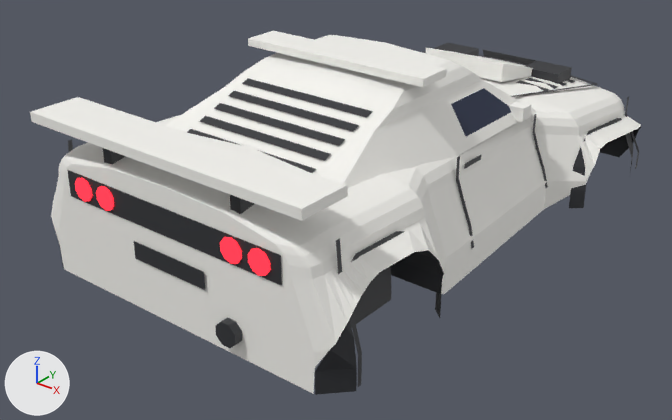
What one commit did to the Blender file assets/meshes/cuneo/Cuneo.blend.
Before and after are seen from a 50 mm lens placed at (9.92, -13.73, 6.76), pointed at (-0.3, -0.95, -1.16). Lighting does not change. The marker at lower left points along +X, +Y and +Z. The picture after the commit comes second.

Names of what the first picture shows: 'ArchLip_RR', 'BumperRear', 'Door_FR', 'EngineCover', 'Fender_FR', 'Fender_RR', 'Louver', 'Opt_Wing_Rally_WingBlade', 'RearQuarter', 'Roof', 'RoofSpoiler', 'TailGarnish' and 27 more.
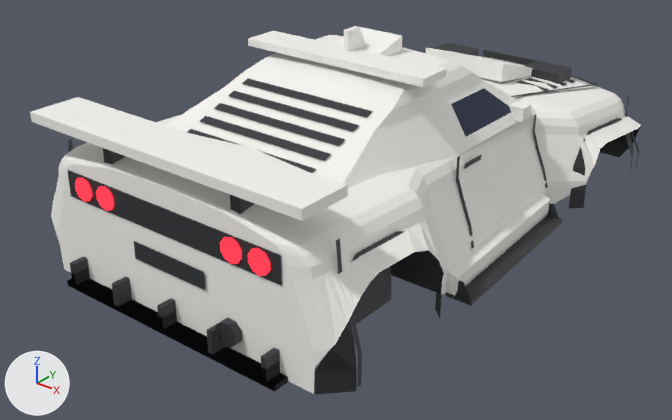
The change, as a list of edits to the scene's bpy script:
```text
Add me_opt_skirts_side_accskirt_r:
    me_opt_skirts_side_accskirt_r.from_pydata([(2.63, 1.9, -1.46), (2.79, 1.9, -1.46), (3.01, -1.9, -1.46), (2.85, -1.9, -1.46), (2.83, 1.9, -1.3), (3.05, -1.9, -1.3), (2.83, 1.9, -1.06), (3.05, -1.9, -1.06), (2.63, 1.9, -0.98), (2.85, -1.9, -0.98)], [], [(0, 1, 2, 3), (1, 4, 5, 2), (4, 6, 7, 5), (6, 8, 9, 7), (8, 6, 4, 1, 0), (3, 2, 5, 7, 9)])
    me_opt_skirts_side_accskirt_r.materials.append(mat_body)  # white #f7f6f1
Add me_opt_roof_fin_accsharkfin:
    me_opt_roof_fin_accsharkfin.from_pydata([(0.05, -0.7, 2.46), (0.05, -1.05, 2.46), (0.05, -1.05, 1.97), (0.05, -0.475, 1.97), (-0.05, -0.475, 1.97), (-0.05, -1.05, 1.97), (-0.05, -1.05, 2.46), (-0.05, -0.7, 2.46)], [], [(0, 1, 2, 3), (4, 5, 6, 7), (6, 1, 0, 7), (7, 0, 3, 4), (5, 2, 1, 6)])
    me_opt_roof_fin_accsharkfin.materials.append(mat_body)  # white #f7f6f1
Add me_opt_roof_scoop_accroofscoop:
    me_opt_roof_scoop_accroofscoop.from_pydata([(-0.48, -0.9, 1.98), (0.48, -0.9, 1.98), (0.55, -0.1, 2.26), (-0.55, -0.1, 2.26), (0.55, -0.1, 1.96), (0.48, -0.9, 1.96), (-0.48, -0.9, 1.96), (-0.55, -0.1, 1.96)], [], [(0, 1, 2, 3), (4, 2, 1, 5), (6, 0, 3, 7)])
    me_opt_roof_scoop_accroofscoop.materials.append(mat_body)  # white #f7f6f1
Add ob_opt_diffuser_race_accdiffuserrace:
    ob_opt_diffuser_race_accdiffuserrace = bpy.data.objects.new('Opt_Diffuser_Race_AccDiffuserRace', me_opt_diffuser_race_accdiffuserrace)  # a box spanning x -2.4..2.4, y -5.74..-4.84, z -1.44..-1.34; a box spanning x -2.25..-2.15, y -5.74..-4.84, z -1.34..-0.94; a box spanning x -1.15..-1.05, y -5.74..-4.84, z -1.34..-0.94; a box spanning x -0.05..0.05, y -5.74..-4.84, z -1.34..-0.94; a box spanning x 1.05..1.15, y -5.74..-4.84, z -1.34..-0.94; a box spanning x 2.15..2.25, y -5.74..-4.84, z -1.34..-0.94; in mat_trim (dark grey #2f3035)
    ob_opt_diffuser_race_accdiffuserrace.location = (0.0, 0.0, 0.0)
Add ob_opt_diffuser_road_accdiffuser:
    ob_opt_diffuser_road_accdiffuser = bpy.data.objects.new('Opt_Diffuser_Road_AccDiffuser', me_opt_diffuser_road_accdiffuser)  # a box spanning x -2.4..2.4, y -5.74..-5.19, z -1.44..-1.34; a box spanning x -2.25..-2.15, y -5.74..-5.19, z -1.34..-1.12; a box spanning x -0.05..0.05, y -5.74..-5.19, z -1.34..-1.12; a box spanning x 2.15..2.25, y -5.74..-5.19, z -1.34..-1.12; in mat_trim (dark grey #2f3035)
    ob_opt_diffuser_road_accdiffuser.location = (0.0, 0.0, 0.0)
Add ob_opt_skirts_blade_accsideblade_r:
    ob_opt_skirts_blade_accsideblade_r = bpy.data.objects.new('Opt_Skirts_Blade_AccSideBlade_R', me_opt_skirts_blade_accsideblade_r)  # 16 vertices, 8 faces; spans x 2.63..3.35, y -1.9..1.9, z -1.48..-1.12; in mat_trim (dark grey #2f3035)
    ob_opt_skirts_blade_accsideblade_r.location = (0.0, 0.0, 0.0)
Add ob_opt_skirts_side_accskirt_r:
    ob_opt_skirts_side_accskirt_r = bpy.data.objects.new('Opt_Skirts_Side_AccSkirt_R', me_opt_skirts_side_accskirt_r)
    ob_opt_skirts_side_accskirt_r.location = (0.0, 0.0, 0.0)
Add ob_opt_roof_fin_accsharkfin:
    ob_opt_roof_fin_accsharkfin = bpy.data.objects.new('Opt_Roof_Fin_AccSharkFin', me_opt_roof_fin_accsharkfin)
    ob_opt_roof_fin_accsharkfin.location = (0.0, 0.0, 0.0)
Add ob_opt_roof_scoop_accroofscoop:
    ob_opt_roof_scoop_accroofscoop = bpy.data.objects.new('Opt_Roof_Scoop_AccRoofScoop', me_opt_roof_scoop_accroofscoop)
    ob_opt_roof_scoop_accroofscoop.location = (0.0, 0.0, 0.0)
```

Changed parts and their boxes (x1, y1, x2, y2) in the pictures (672 x 420 px):
'Opt_Diffuser_Race_AccDiffuserRace', added
    after: (67, 256, 289, 392)
'Opt_Skirts_Side_AccSkirt_R', added
    after: (446, 193, 551, 298)
'Opt_Skirts_Blade_AccSideBlade_R', added
    after: (446, 203, 563, 305)
'Opt_Diffuser_Road_AccDiffuser', added
    after: (70, 267, 287, 390)
'Opt_Roof_Scoop_AccRoofScoop', added
    after: (336, 26, 402, 56)
'Opt_Roof_Fin_AccSharkFin', added
    after: (344, 26, 365, 52)
